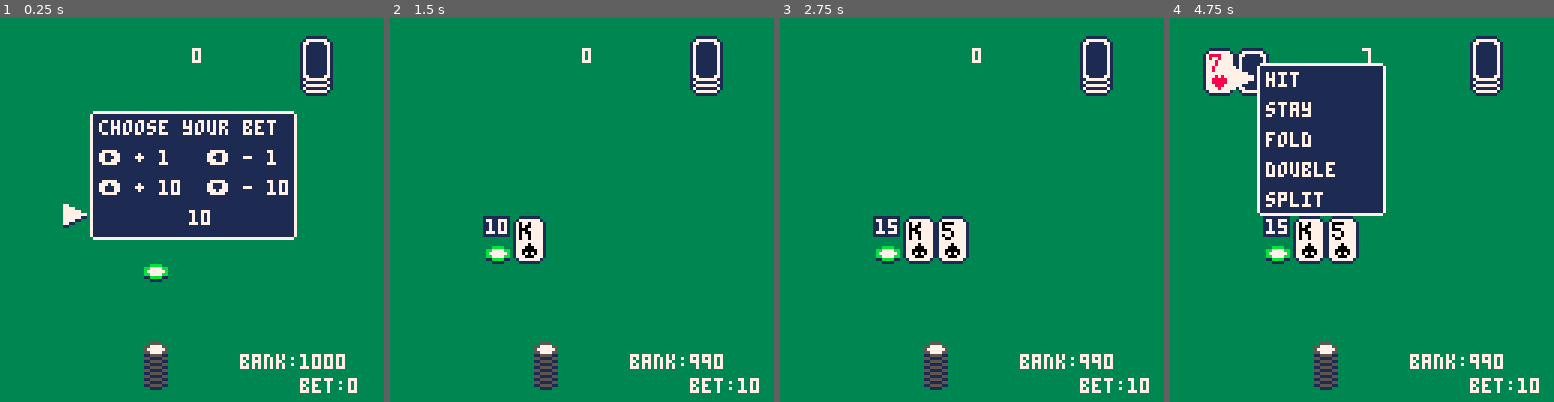
Above: before the commit, frames 1-4 (left to right).
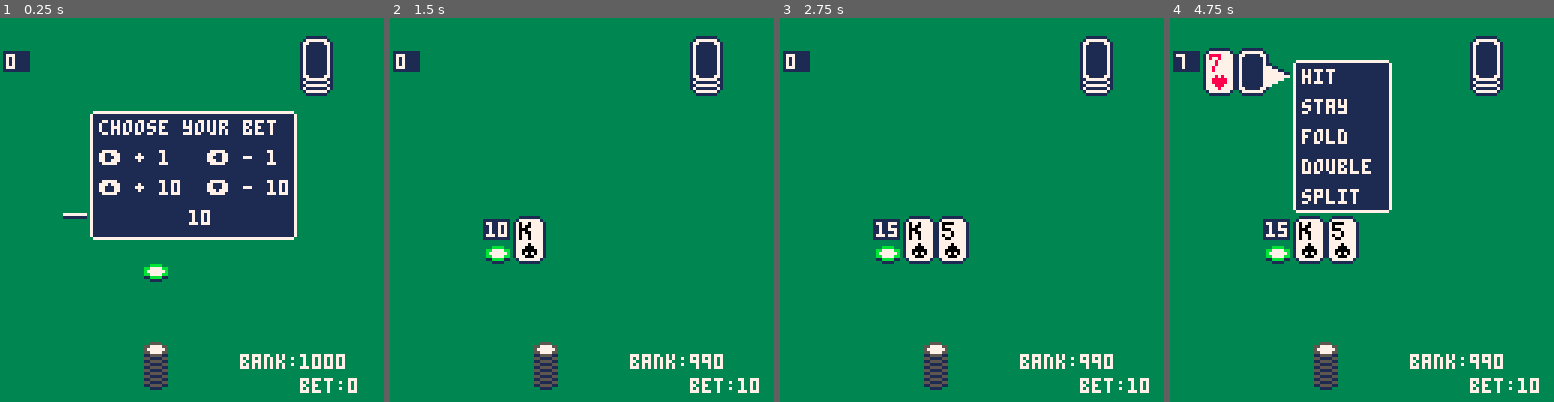
Above: after the commit, the same moments.

Repository: UA-koval/blackjack-pico-8
Game: PICO-8 cartridge blackjack.p8
Same seed, same stepped clock (60 frames per second), same inputs: the game is played once before the commit and once after it.
Inputs:
- Up to frame 1 (0.25 s): no input
- Up to frame 2 (1.5 s): tap O (Z key) at 0.7 s
- Up to frame 3 (2.75 s): hold Right 1.6-2.1 s; tap O (Z key) at 1.7, 2.1, 2.5 s; hold Up 2.15-2.42 s; hold Right from 2.47 s (still down)
- Up to frame 4 (4.75 s): tap O (Z key) every 0.4 s from 2.9 to 4.5 s; release Right at 3.03 s; hold Left 3.08-3.58 s; hold Down 3.63-3.97 s; hold Right 4.02-4.68 s; hold Up from 4.73 s (still down)

The runs differ from the first frame. In frame 1, 0.6% of the frame differs, in the area x 0-53%, y 7-55%; in frame 2, 0.7%; in frame 3, 0.7%; in frame 4, 7.6%, in the area x 0-58%, y 7-58%.

Commit message:
Progress.

Diff:
--- a/blackjack.p8
+++ b/blackjack.p8
@@ -5,24 +5,12 @@
 -- by koval
 
 -- todo:
--- - major code rework
---   in progress!
 --
---
--- known bugs:
--- - score is wrong
---
--- refactor stages to table
 --
 -- "press start" screen:
 --  - game art screen
 --  - stage update
 --  - draw
---
--- - implement split feature
--- - research common blackjack
---   rules, like "player's
---   blackjack against dealer's"
 --
 
 -- game logic vars
@@ -50,7 +38,7 @@
 bankx=40  banky=120
 -- player choice window
 menux=60   menuy=32
-sizex=40   sizey=48
+sizex=30   sizey=48
 -- bet selection window
 betmenux=31   betmenuy=32
 betsizex=66   betsizey=40
@@ -193,8 +181,8 @@
 -->8
 -- draw ui functions
 function draw_game_window()
-  menux=handx
-  menuy=handy-sizey-2
+  menux=handx+12
+  menuy=handy-sizey-3
 	 -- window background
 	 if (blackjacks[active_hand]) return
 	 menuy+=active_hand*16
@@ -214,8 +202,9 @@
 	 pal()
 	 -- cursor
 		spr(35+cursor_anim_frame,menux-10,menuy+item*10)
-		if (cursor_anim_frame>7) cursor_anim_frame=-1
-		cursor_anim_frame+=1
+
+
+
 		menuy-=active_hand*16
 end
 
@@ -234,8 +223,6 @@
 	 print(tempbet,betmenux+32,betmenuy+30+2,7)
 	 -- cursor
 		spr(35+cursor_anim_frame,betmenux-10,betmenuy+30)
-		if (cursor_anim_frame>7) cursor_anim_frame=-1
-		cursor_anim_frame+=1
 end
 
 function draw_game_result_window()
@@ -290,12 +277,13 @@
 		-- bets
 		draw_chips(handx+10,(handy+12)+n*16,bets[active_hand],true)
 	 -- counters
-	 rectfill(handx+1,(handy+0)+n*16,handx+9,(handy+6)+n*16,1)
-		print(count_score(hand),handx+2,(handy+1)+n*16,7)
+	 rectfill(handx+1,(handy+1)+n*16,handx+9,(handy+7)+n*16,1)
+		print(count_score(hand),handx+2,(handy+2)+n*16,7)
 	end
 
 	-- dealer counter
-	print(count_score(dealer),64,10,7)
+	rectfill(dealerx-9,dealery+1,dealerx-1,dealery+7,1)
+	print(count_score(dealer),dealerx-8,dealery+2,7)
 
  if stage==-1 then draw_bet_window()
  draw_chips(40,84,tempbet)
@@ -550,6 +538,12 @@
 function _update()
 frame_counter+=1
 update_stage()
+
+if frame_counter%2==0 then
+	if (cursor_anim_frame>7) cursor_anim_frame=-1
+cursor_anim_frame+=1
+end
+
 end --_update()
 
 
